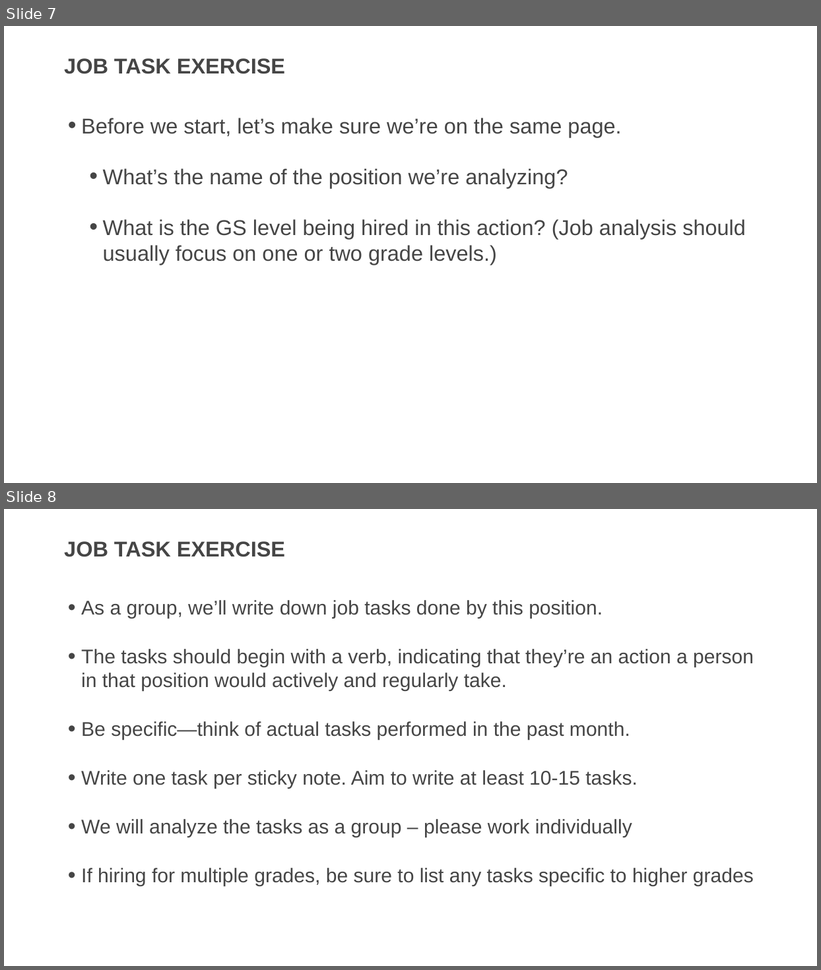
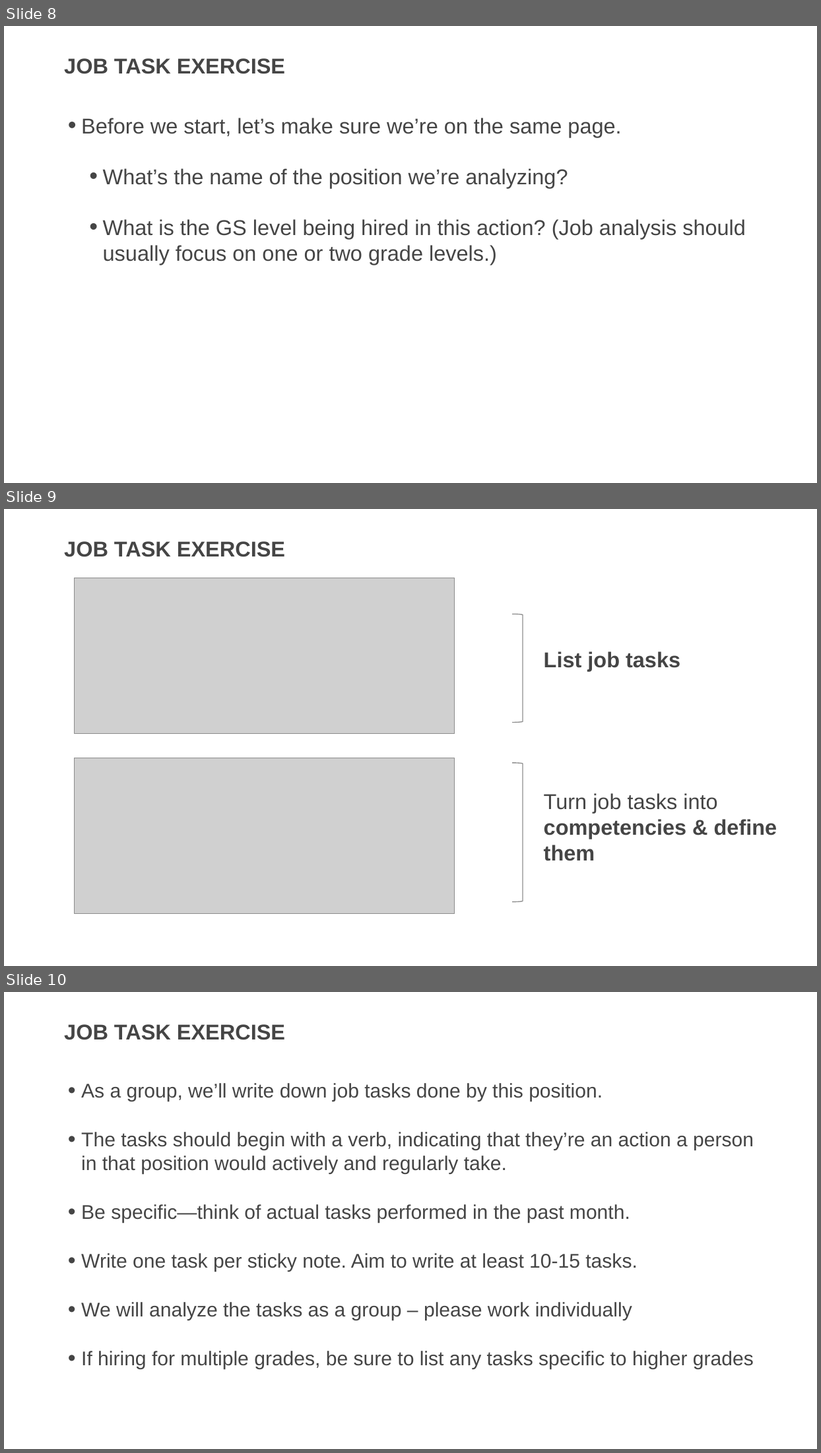
Before and after one commit to usds/SME-QA-Website, a slide deck: toolkit/job-analysis/job-analysis-presentation.pptx. Shown one above the other, each under a label of ours: slides 7 and 8 before the commit, slides 8, 9 and 10 after it. The pictures are 821x970 and 821x1453 pixels, drawn with LibreOffice and Linux fonts; fonts in the diff are those of the drawing; grey boxes stand for pictures. Boxes give left, top, right and bottom in pixels: in the first picture for what was removed or moved away, otherwise in the second. Text is boxed around its words. In the diff, an @@ line names an element or a change of style, - is before the commit and + after.

```diff
--- a/toolkit/job-analysis/job-analysis-presentation.pptx
+++ b/toolkit/job-analysis/job-analysis-presentation.pptx
@@ slide 9 added at <box>4,509,817,966</box>, background #FFFFFF @@
@@ title added at <box>64,541,285,557</box>, 36 pt, text #454545, bold @@
+JOB TASK EXERCISE
@@ picture added at <box>75,578,454,733</box> @@
@@ right bracket added at <box>512,614,523,723</box>, outline #8F8F8F 1.5 pt @@
@@ text added at <box>544,652,680,671</box>, 36 pt, text #454545, bold @@
+List job tasks
@@ picture added at <box>75,758,454,914</box> @@
@@ right bracket added at <box>512,763,523,902</box>, outline #8F8F8F 1.5 pt @@
@@ text added at <box>544,793,778,861</box>, 36 pt, text #454545, bold @@
+Turn job tasks into competencies & define them
@@ what was slide 7 is now slide 8 @@
@@ what was slide 8 is now slide 10 @@
```
Also in this commit, not shown: 6 slides changed, 13 other slides added.
